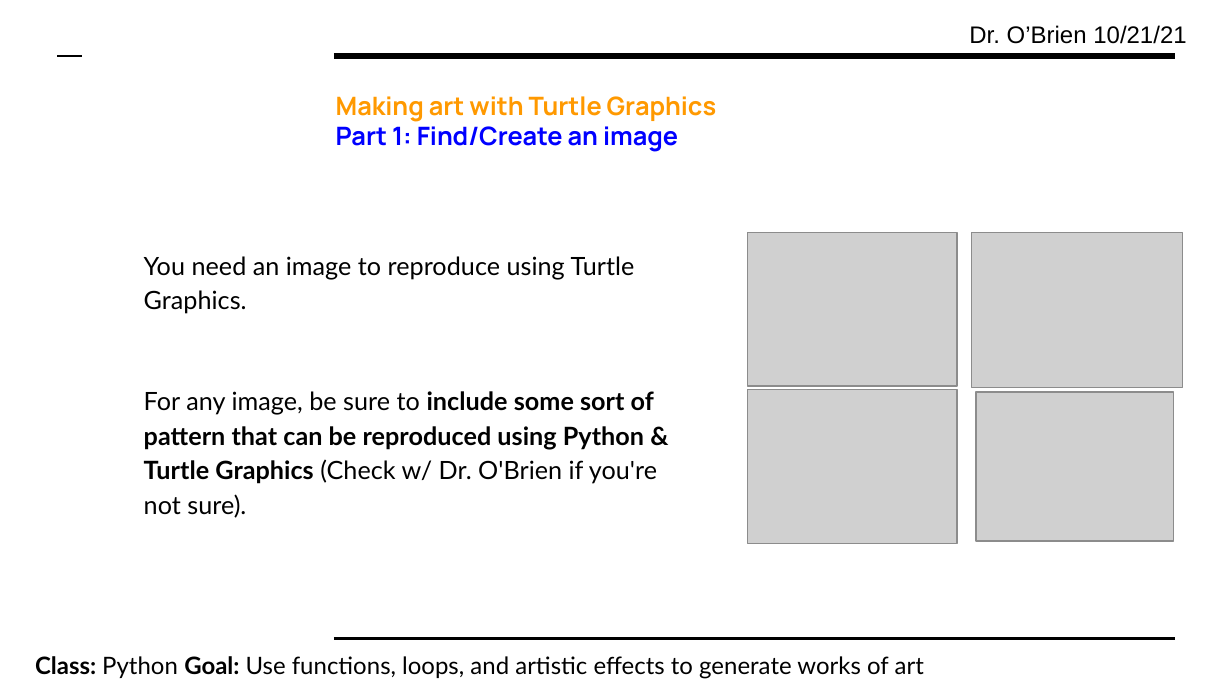
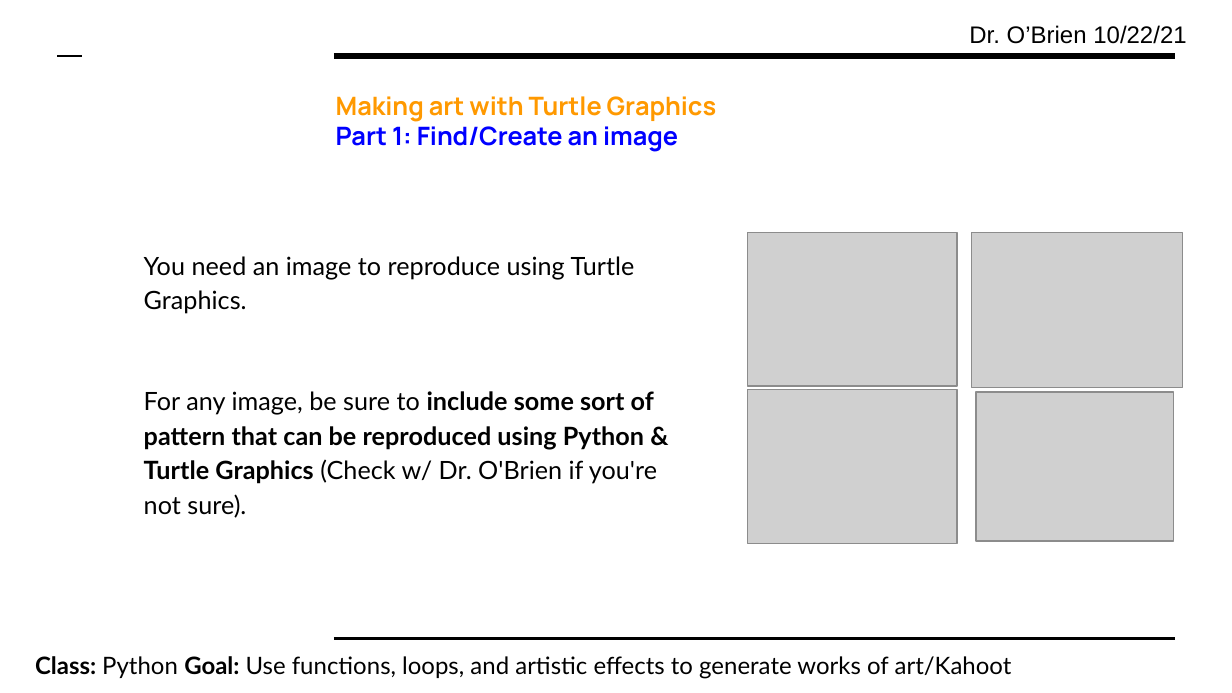
Before and after one commit to cobrien87/work, a slide deck: slide 5 of old/lesson_54_python.pptx (slide 6 before the commit). Drawn at 1232x693 pixels with LibreOffice and Linux fonts; fonts in the diff are those of the drawing; grey boxes stand for pictures; background and template pictures are left out. Boxes give left, top, right and bottom in pixels: in the first picture for what was removed or moved away, otherwise in the second. Text is boxed around its words. In the diff, an @@ line names an element or a change of style, - is before the commit and + after.

```diff
--- a/old/lesson_54_python.pptx
+++ b/old/lesson_54_python.pptx
@@ text at [969, 25, 1186, 44]: text changed @@
-Dr. O’Brien 10/21/21
+Dr. O’Brien 10/22/21
@@ text at [35, 656, 1012, 679]: text changed @@
-Class: Python Goal: Use functions, loops, and artistic effects to generate works of art
+Class: Python Goal: Use functions, loops, and artistic effects to generate works of art/Kahoot
```
Also in this commit, not shown: 5 other slides changed, 1 slide added, 2 slides removed, 15 other files.
